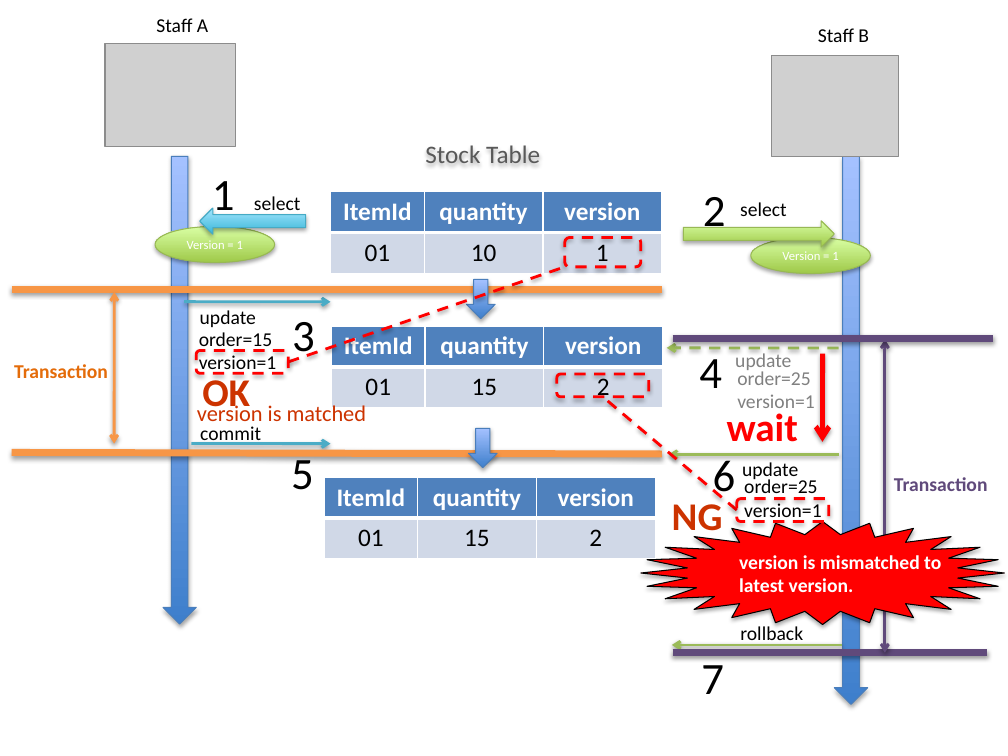
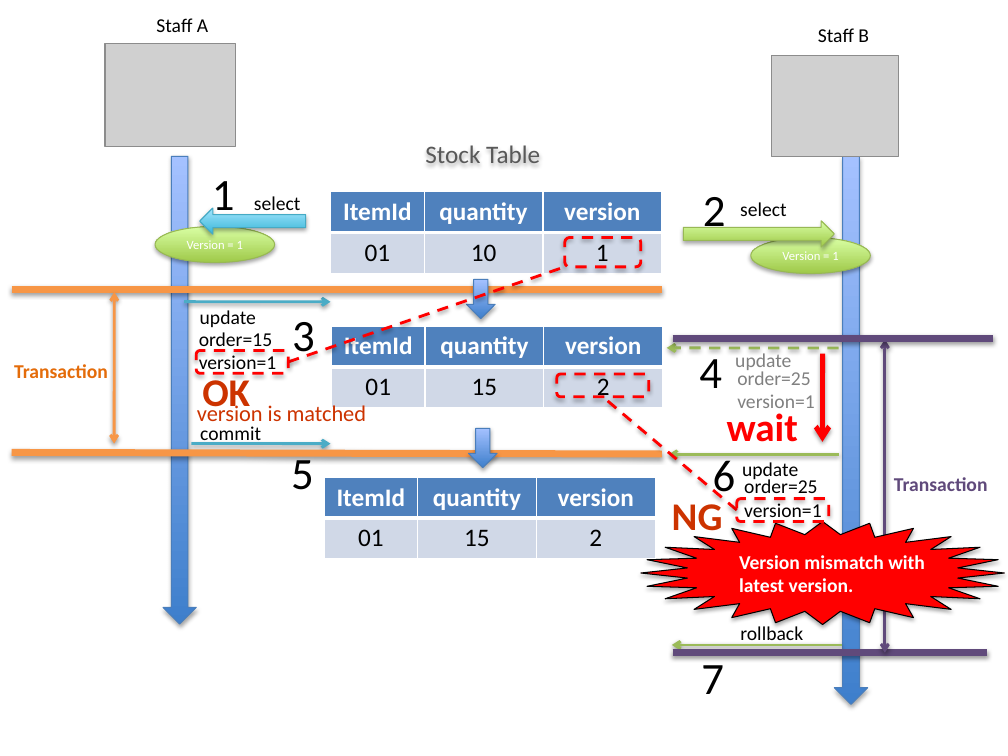
Before and after one commit to garbagetown/guideline, a slide deck: slide 6 of source/ArchitectureInDetail/images_ExclusionControl/materialExclusionControl.pptx. Drawn at 1008x756 pixels with LibreOffice and Linux fonts; fonts in the diff are those of the drawing; grey boxes stand for pictures. Boxes give left, top, right and bottom in pixels: in the first picture for what was removed or moved away, otherwise in the second. Text is boxed around its words. In the diff, an @@ line names an element or a change of style, - is before the commit and + after.

```diff
--- a/source/ArchitectureInDetail/images_ExclusionControl/materialExclusionControl.pptx
+++ b/source/ArchitectureInDetail/images_ExclusionControl/materialExclusionControl.pptx
@@ text at (x1=739, y1=555, x2=925, y2=592): text changed @@
-version is mismatched to latest version.
+Version mismatch with
+latest version.
```
Also in this commit, not shown: 1 other slide changed, 3 other files.
